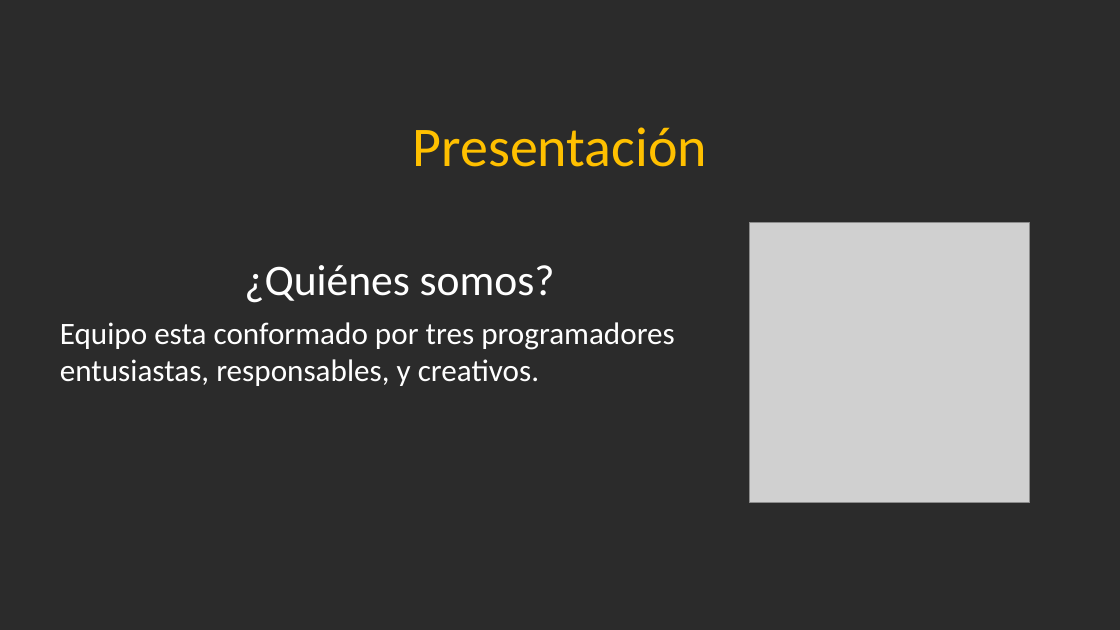
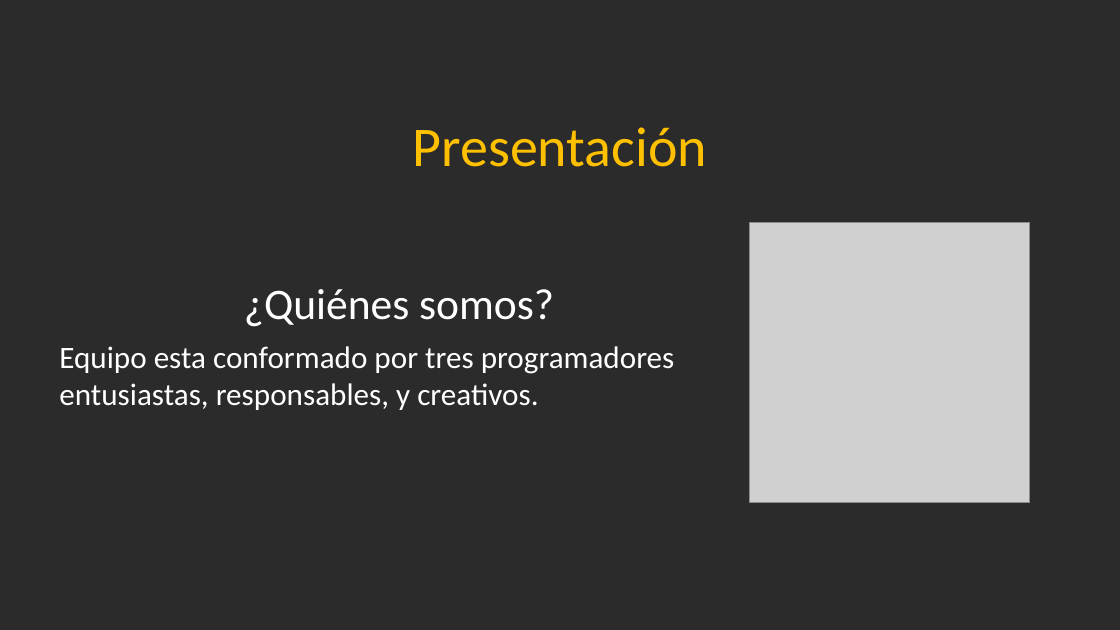
Before and after one commit to Jandycon/PROYECTOAPP, a slide deck: slide 3 of DidaktikApp.pptx. Drawn at 1120x630 pixels with LibreOffice and Linux fonts; fonts in the diff are those of the drawing; grey boxes stand for pictures; background and template pictures are left out; a plain dark background stands for a picture behind light text. Boxes give left, top, right and bottom in pixels: in the first picture for what was removed or moved away, otherwise in the second. Text is boxed around its words. In the diff, an @@ line names an element or a change of style, - is before the commit and + after.

```diff
--- a/DidaktikApp.pptx
+++ b/DidaktikApp.pptx
@@ text "¿Quiénes somos?": place and size @@
-text "¿Quiénes somos?" at box(60, 265, 675, 386)
+text "¿Quiénes somos?" at box(59, 289, 675, 410)
```
Also in this commit, not shown: 4 other slides changed, 3 slides added.
